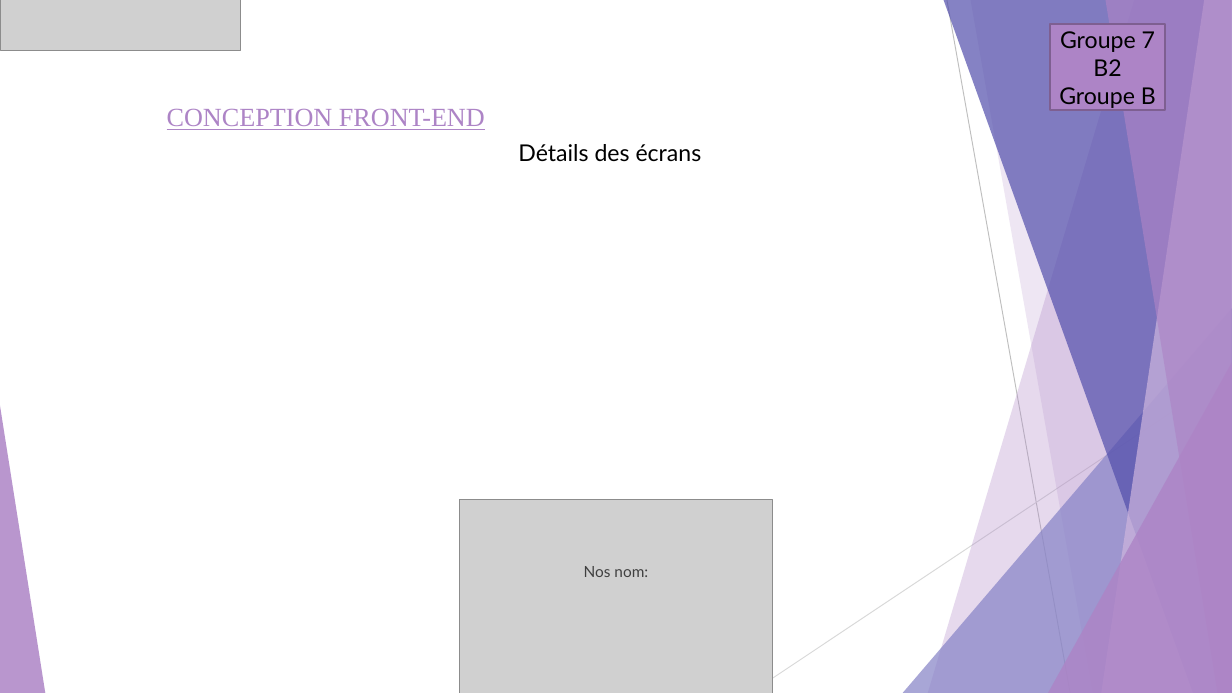
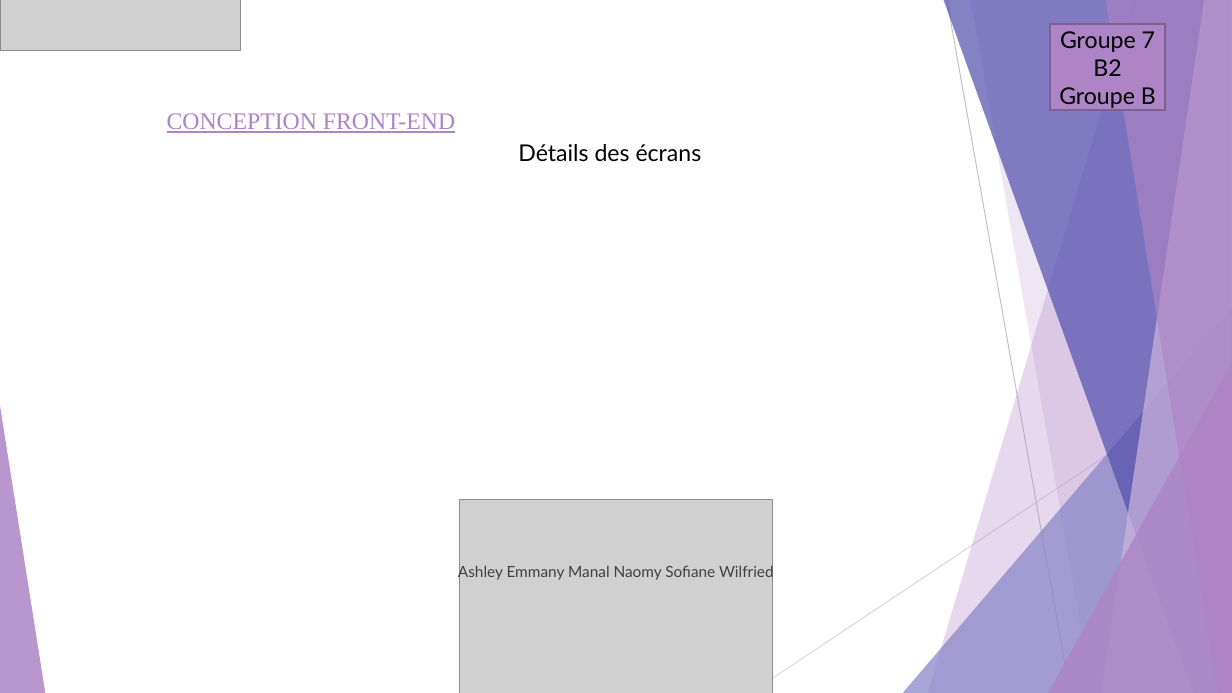
Before and after one commit to Ntumba21/tech1, a slide deck: slide 8 of doc/slide PROJET TECHNOLOGIQUE.odp (slide 7 before the commit). Drawn at 1232x693 pixels with LibreOffice and Linux fonts; fonts in the diff are those of the drawing; grey boxes stand for pictures. Boxes give left, top, right and bottom in pixels: in the first picture for what was removed or moved away, otherwise in the second. Text is boxed around its words. In the diff, an @@ line names an element or a change of style, - is before the commit and + after.

```diff
--- a/doc/slide PROJET TECHNOLOGIQUE.odp
+++ b/doc/slide PROJET TECHNOLOGIQUE.odp
@@ title "CONCEPTION FRONT-END" at [167,113,455,133]: size 20.4 to 18.5 pt; line spacing 0.8 to 0.9 @@
@@ text at [458,563,774,580]: text changed @@
-Nos nom:
+Ashley Emmany Manal Naomy Sofiane Wilfried
```
Also in this commit, not shown: 9 other slides changed, 1 slide added, 1 other file.
